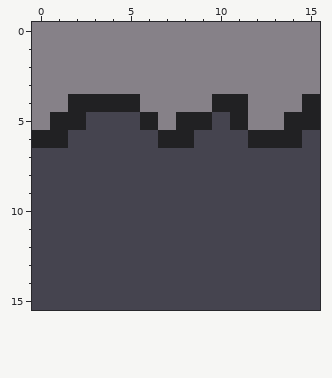
Edited in one commit: pixel-art file (data/imgs/animations/ground.ase). The picture above was drawn from the file before the commit.
16x16 pixels, 1 frame.
After:
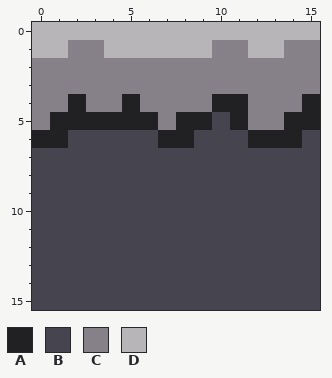
Palette (. is transparent): A #212123  B #45444f  C #868188  D #b8b5b9
What changed:
Colour A replaces colour B in row 5 at x 3 to 5.
Colour C replaces colour A in row 4 at x 3 to 4.
Colour D replaces colour C in row 0 at x 0 to 15; in row 1 at x 0 to 1, 4 to 9 and 12 to 13.
